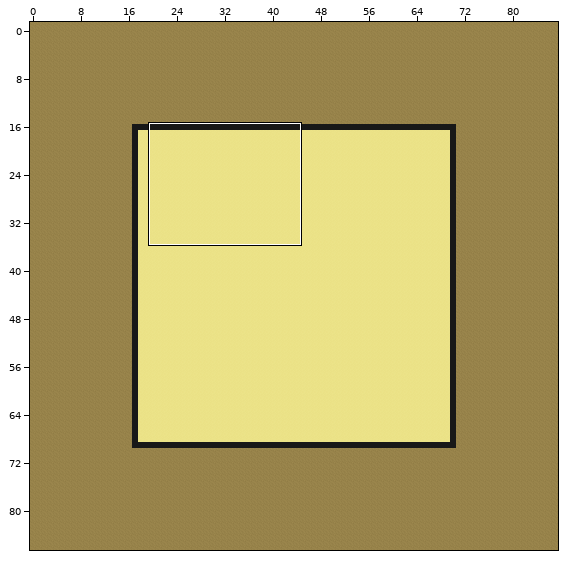
A Tiled map (JSON) gets an edit: public/assets/tilemaps/desert.json. Above, an overview of the earlier version with the close-up marked.
Close-up. First the earlier version:
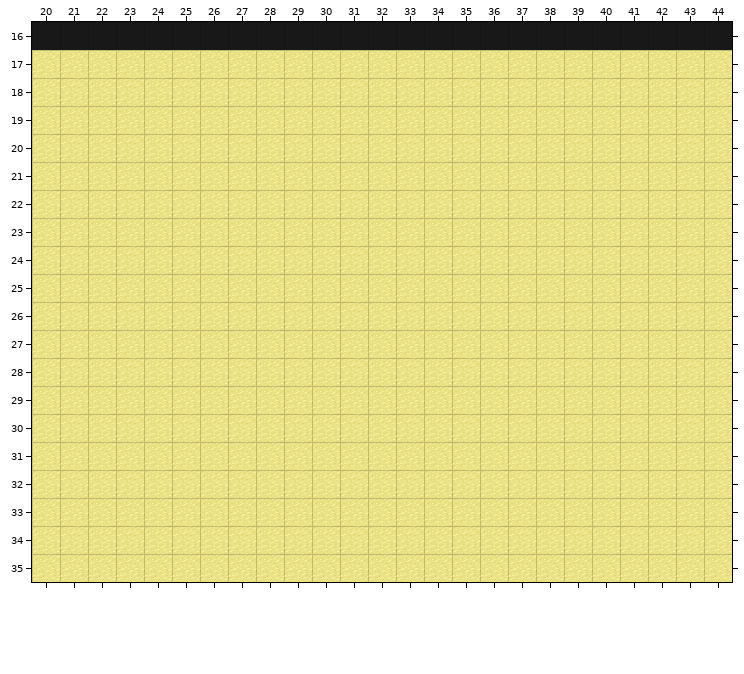
Cells are 32x32 px. Shown: x 20..44, y 16..35. The commit also changed other parts of the map, which this record leaves out. The old version is drawn lined up with the new one.
After:
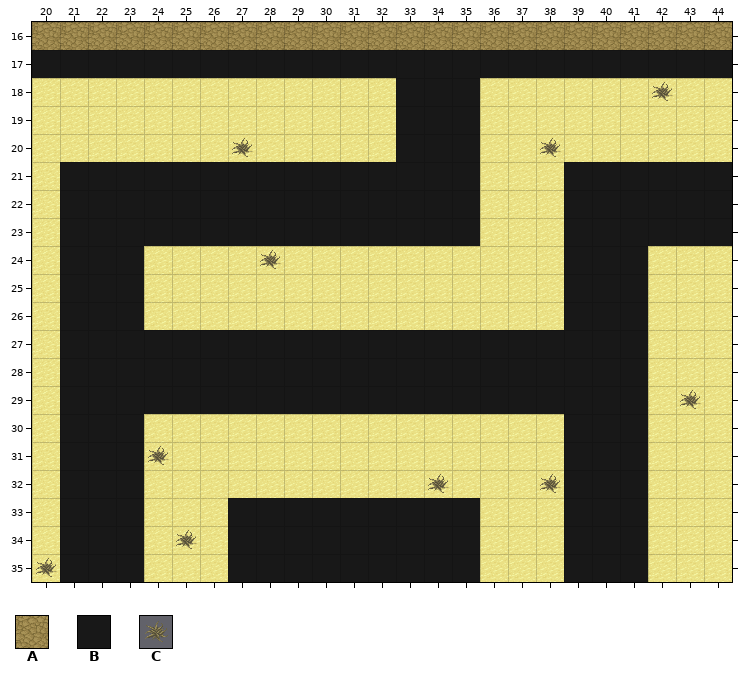
Key: from "merged_pipo": A 734, B 1118, C 1202.
_ is an empty cell, # one hidden under a higher layer.
The edit:
map size 88x88 -> 87x87 cells (old content now starts at 0,-1; both pictures use the new coordinates)
Layer "middle":
y 16: x 20..44 ######################### -> AAAAAAAAAAAAAAAAAAAAAAAAA
Layer "above":
y 18: x 42 _ -> C
y 20: x 27 _ -> C; x 38 _ -> C
y 24: x 28 _ -> C
y 29: x 43 _ -> C
y 31: x 24 _ -> C
y 32: x 34 _ -> C; x 38 _ -> C
y 34: x 25 _ -> C
y 35: x 20 _ -> C
Layer "collides":
y 16: x 20..44 BBBBBBBBBBBBBBBBBBBBBBBBB -> _________________________
y 17: x 20..44 _________________________ -> BBBBBBBBBBBBBBBBBBBBBBBBB
y 18..20: x 33..35 ___ -> BBB
y 21..23: x 21..35 _______________ -> BBBBBBBBBBBBBBB; x 39..44 ______ -> BBBBBB
y 24..26: x 21..23 ___ -> BBB; x 39..41 ___ -> BBB
y 27..29: x 21..41 _____________________ -> BBBBBBBBBBBBBBBBBBBBB
y 30..32: x 21..23 ___ -> BBB; x 39..41 ___ -> BBB
y 33..35: x 21..23 ___ -> BBB; x 27..35 _________ -> BBBBBBBBB; x 39..41 ___ -> BBB
Changed places in both close-ups, as pixel boxes (x1, y1, x2, y2):
changed: (32, 22, 732, 582)
